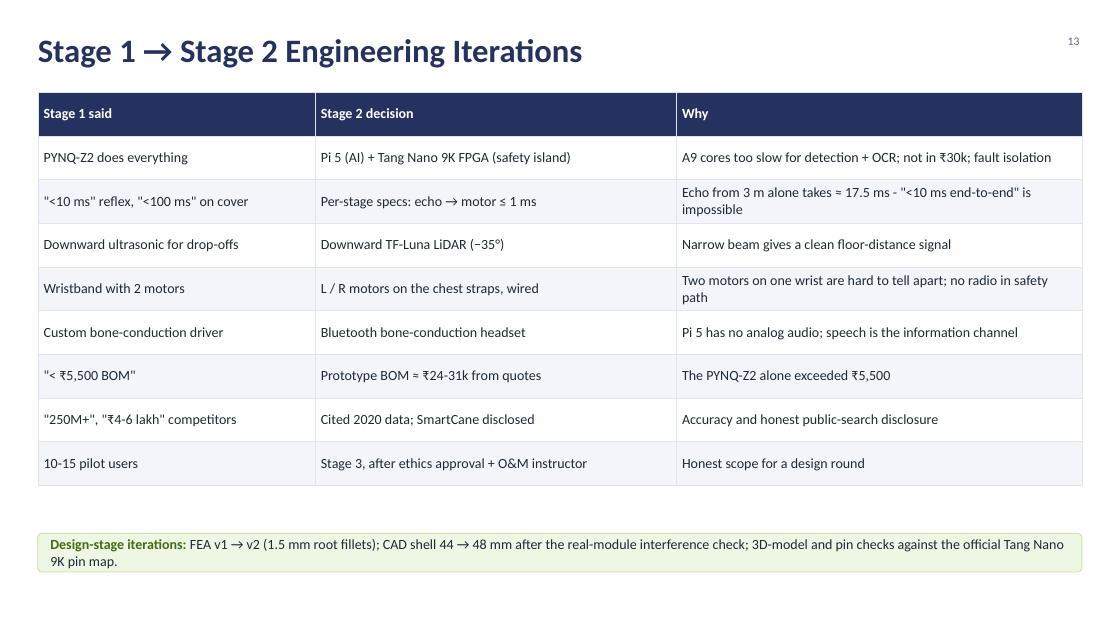
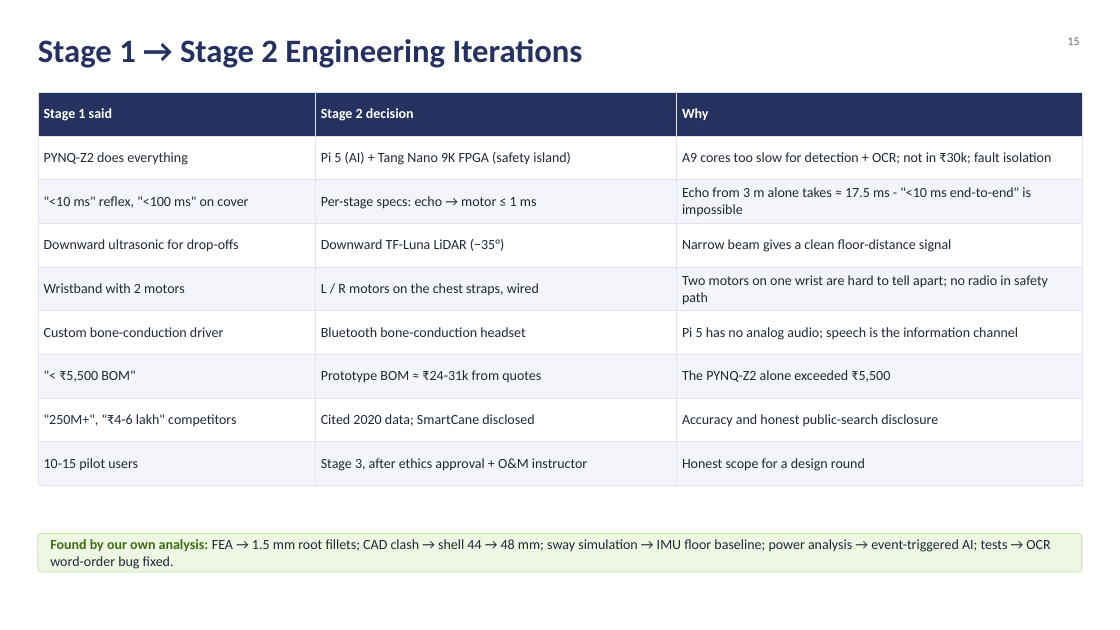
Before and after one commit to silentaf/viswa_id1, a slide deck: slide 15 of ppt/VisionAid_Stage2_Design_Deck.pptx (slide 13 before the commit). Drawn at 1120x630 pixels with LibreOffice and Linux fonts; fonts in the diff are those of the drawing; background and template pictures are left out. Boxes give left, top, right and bottom in pixels: in the first picture for what was removed or moved away, otherwise in the second. Text is boxed around its words. In the diff, an @@ line names an element or a change of style, - is before the commit and + after.

```diff
--- a/ppt/VisionAid_Stage2_Design_Deck.pptx
+++ b/ppt/VisionAid_Stage2_Design_Deck.pptx
@@ page number at (x1=1068, y1=37, x2=1080, y2=45): text changed @@
-13
+15
@@ text at (x1=50, y1=539, x2=1050, y2=569): text changed @@
-Design-stage iterations: FEA v1 → v2 (1.5 mm root fillets); CAD shell 44 → 48 mm after the real-module interference check; 3D-model and pin checks against the official Tang Nano 9K pin map.
+Found by our own analysis: FEA → 1.5 mm root fillets; CAD clash → shell 44 → 48 mm; sway simulation → IMU floor baseline; power analysis → event-triggered AI; tests → OCR word-order bug fixed.
```
Also in this commit, not shown: 9 other slides changed, 2 slides added, 3 other files.
